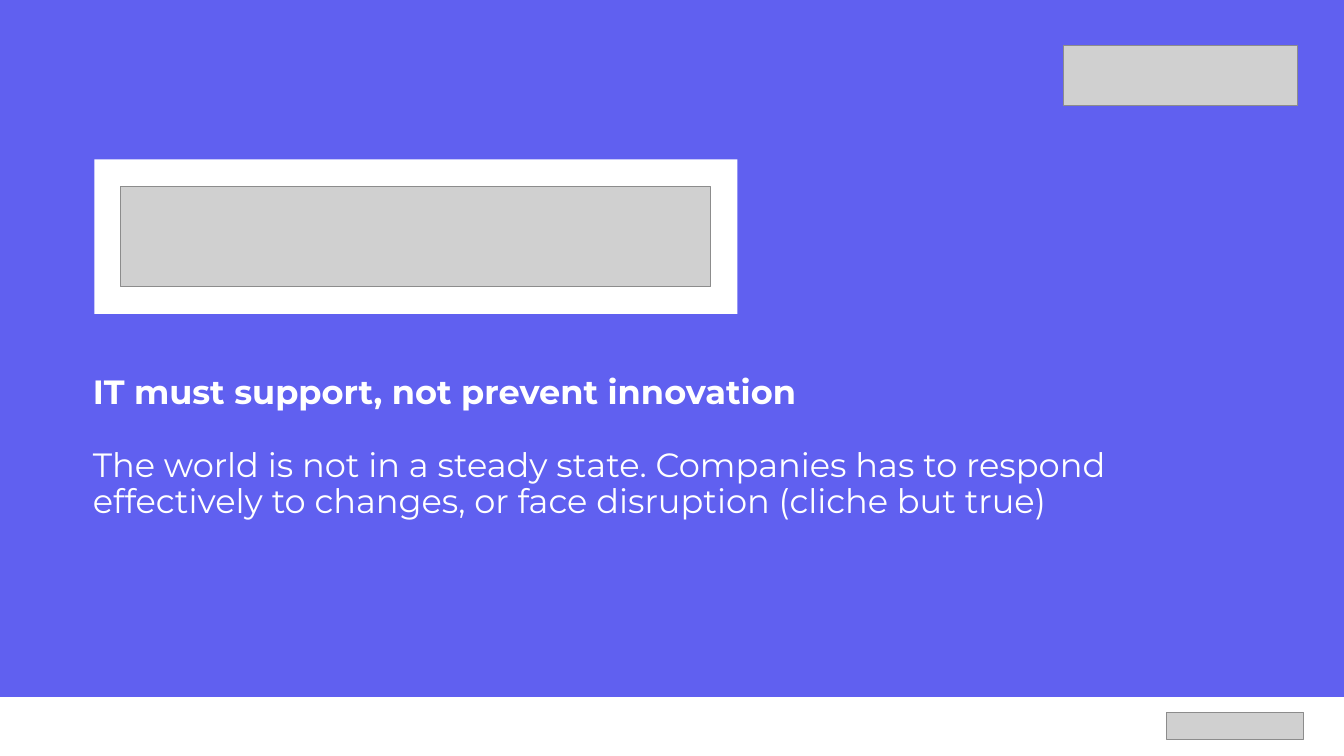
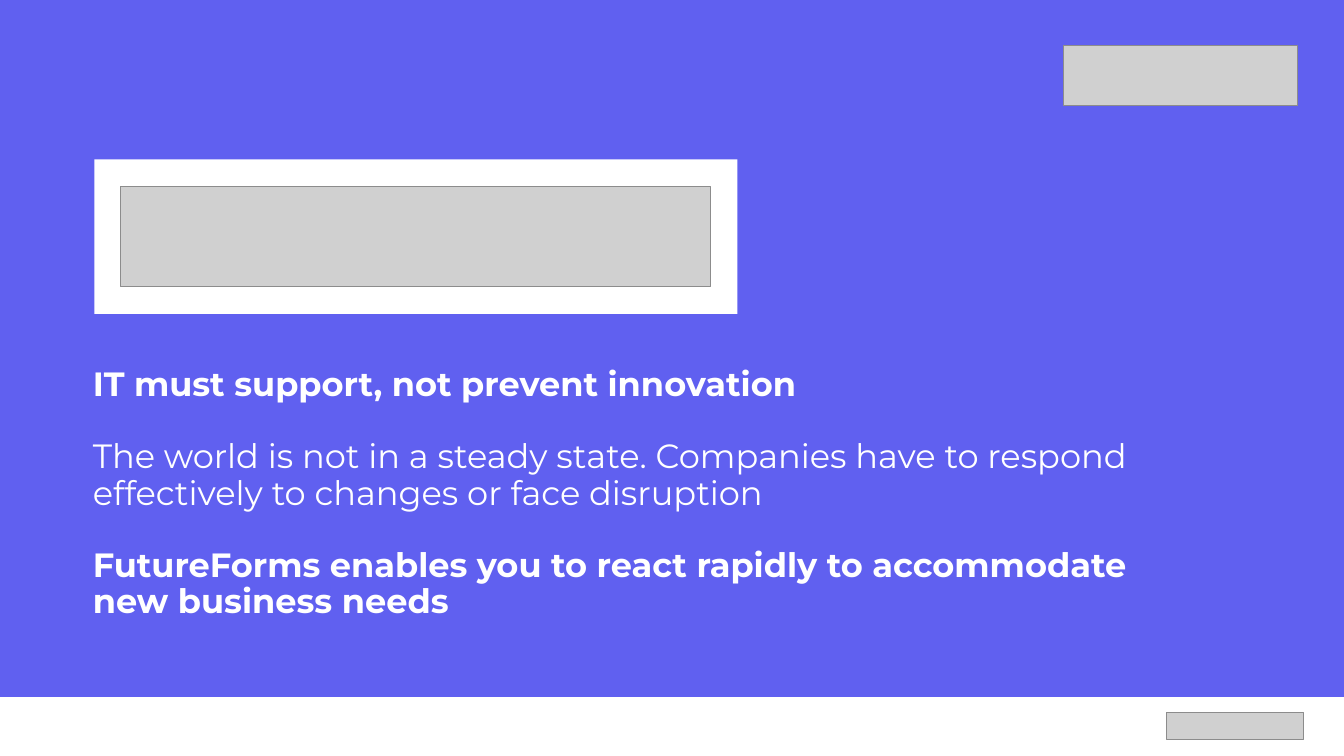
Before and after one commit to ahoeffner/forms42test, a slide deck: slide 1 of Trottinhg.pptx. Drawn at 1344x756 pixels with LibreOffice and Linux fonts; fonts in the diff are those of the drawing; grey boxes stand for pictures. Boxes give left, top, right and bottom in pixels: in the first picture for what was removed or moved away, otherwise in the second. Text is boxed around its words. In the diff, an @@ line names an element or a change of style, - is before the commit and + after.

```diff
--- a/Trottinhg.pptx
+++ b/Trottinhg.pptx
@@ title at (93, 369, 1126, 613): text changed; bold on @@
-IT must support, not prevent innovation
-The world is not in a steady state. Companies has to respond effectively to changes, or face disruption (cliche but true)
+IT must support, not prevent innovation
+The world is not in a steady state. Companies have to respond effectively to changes or face disruption
+FutureForms enables you to react rapidly to accommodate new business needs
```
Also in this commit, not shown: 1 other slide changed.
